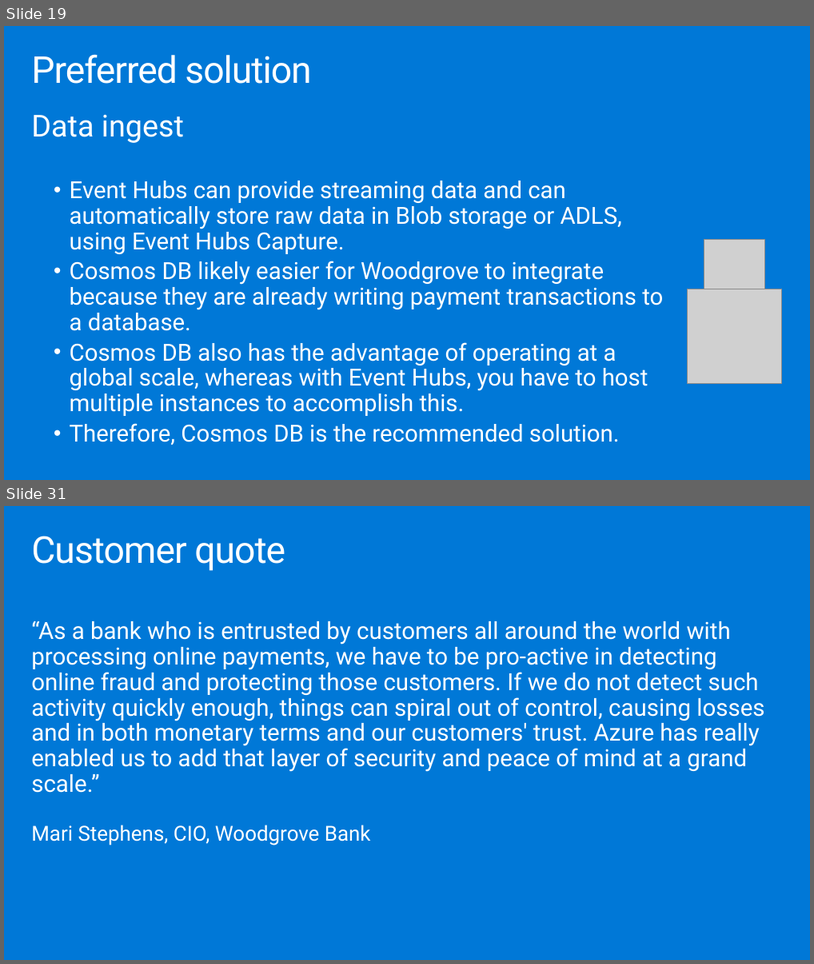
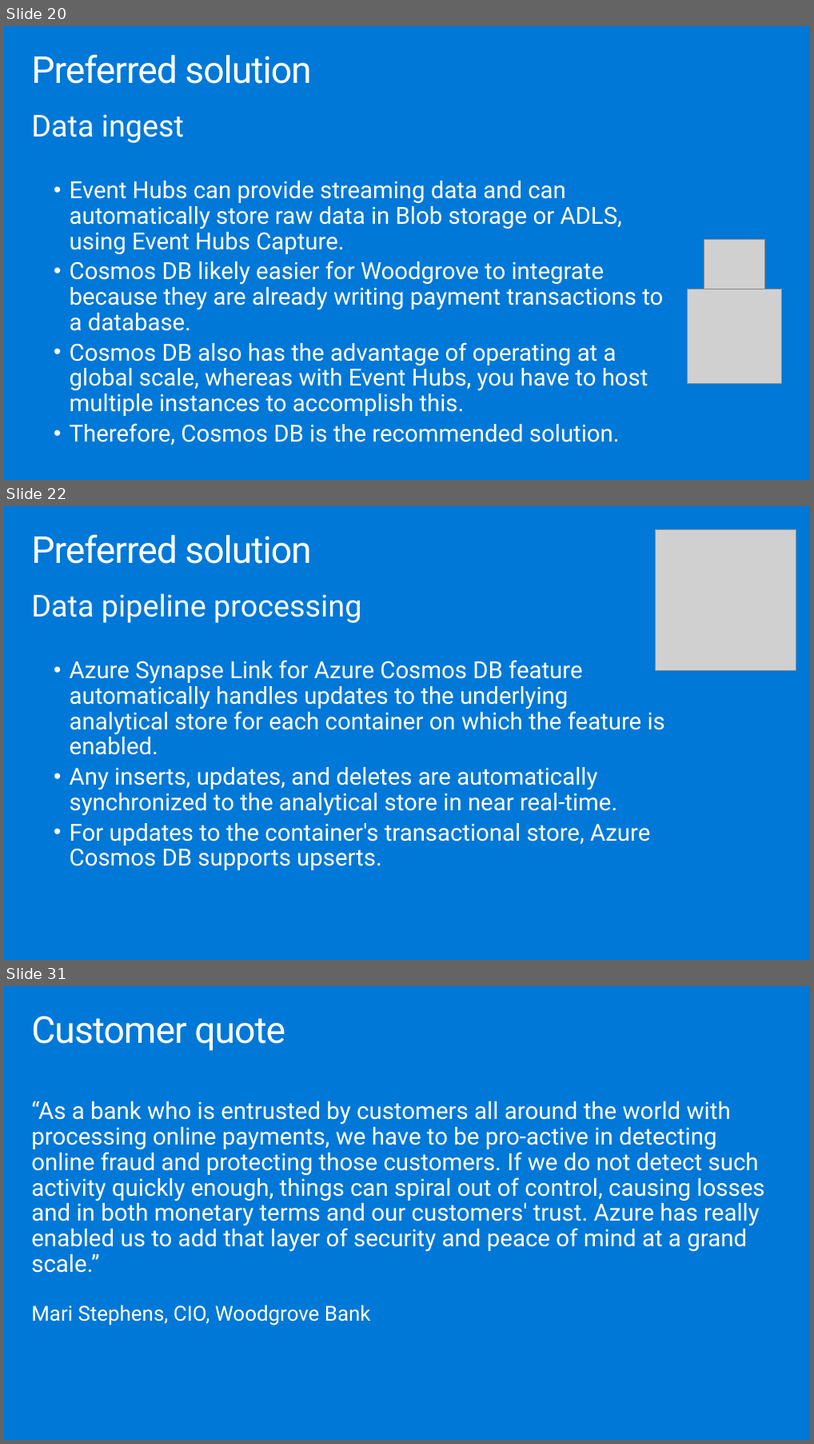
Before and after one commit to testjiho/innovative-fraud-detection, a slide deck: Whiteboard design session/WDS trainer presentation - Cosmos DB Real Time Advanced Analytics.pptx. Shown one above the other, each under a label of ours: slides 19 and 31 before the commit, slides 20, 22 and 31 after it; the slides between them are not shown. The pictures are 814x964 and 814x1444 pixels, drawn with LibreOffice and Linux fonts; fonts in the diff are those of the drawing; grey boxes stand for pictures. Boxes give left, top, right and bottom in pixels: in the first picture for what was removed or moved away, otherwise in the second. Text is boxed around its words. In the diff, an @@ line names an element or a change of style, - is before the commit and + after.

```diff
--- a/Whiteboard design session/WDS trainer presentation - Cosmos DB Real Time Advanced Analytics.pptx
+++ b/Whiteboard design session/WDS trainer presentation - Cosmos DB Real Time Advanced Analytics.pptx
@@ slide 22 added at [4, 506, 810, 960], background #0078D7 @@
@@ picture added at [655, 529, 796, 670] @@
@@ title added at [31, 534, 311, 564], 44.1 pt, text #FFFFFF @@
+Preferred solution
@@ text added at [31, 593, 666, 870], 28 pt, text #FFFFFF @@
+Data pipeline processing
+  • Azure Synapse Link for Azure Cosmos DB feature automatically handles updates to the underlying analytical store for each container on which the feature is enabled.
+  • Any inserts, updates, and deletes are automatically synchronized to the analytical store in near real-time.
+  • For updates to the container's transactional store, Azure Cosmos DB supports upserts.
@@ what was slide 19 is now slide 20 @@
```
Also in this commit, not shown: 8 slides changed, 2 other slides added, 3 slides removed, 1 other file.
